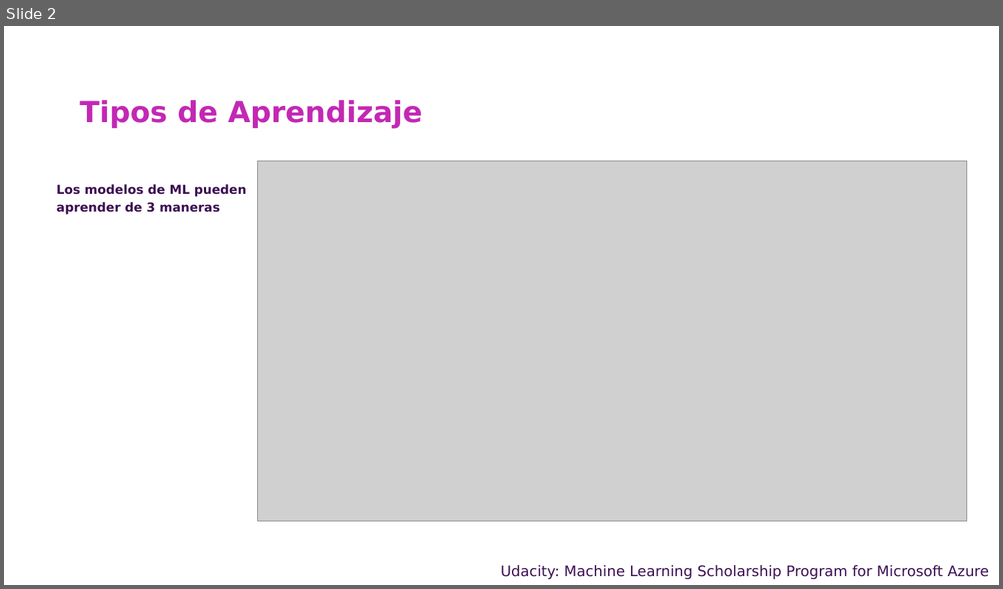
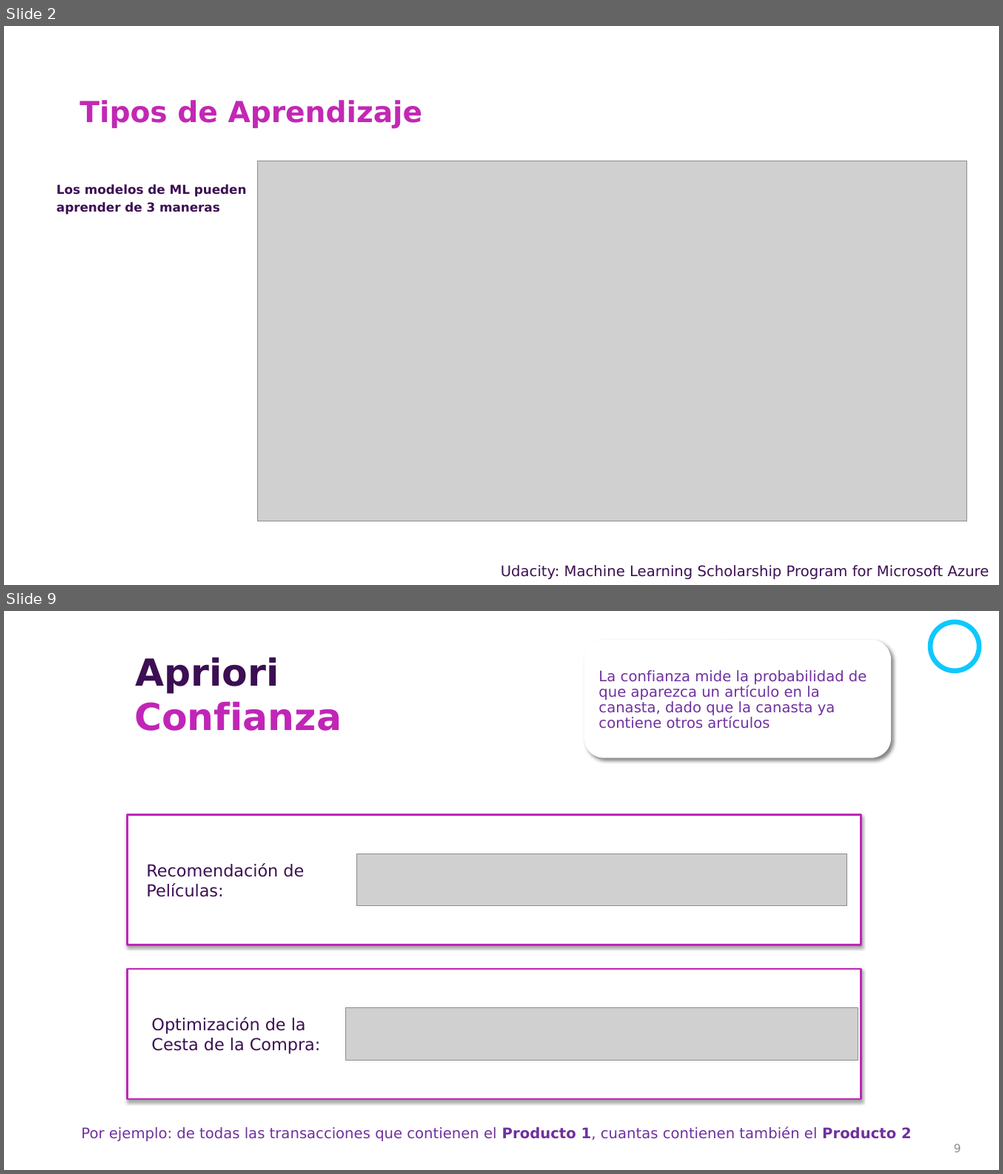
Before and after one commit to csameshiman/Axity_Curso_ML_2023, a slide deck: Diapositivas/Parte 05.Association Rule/Sección 05.1.Apriori/Apriori.pptx. Shown one above the other, each under a label of ours: slide 2 before the commit, slides 2 and 9 after it; the slides between them are not shown. The pictures are 1003x589 and 1003x1174 pixels, drawn with LibreOffice and Linux fonts; fonts in the diff are those of the drawing; grey boxes stand for pictures; background and template pictures are left out. Boxes give left, top, right and bottom in pixels: in the first picture for what was removed or moved away, otherwise in the second. Text is boxed around its words. In the diff, an @@ line names an element or a change of style, - is before the commit and + after.

```diff
--- a/Diapositivas/Parte 05.Association Rule/Sección 05.1.Apriori/Apriori.pptx
+++ b/Diapositivas/Parte 05.Association Rule/Sección 05.1.Apriori/Apriori.pptx
@@ slide 9 added at [4, 611, 999, 1170], background picture (left out) @@
@@ ellipse added at [930, 622, 979, 672], outline #C125B7 4.75 pt @@
@@ rounded rectangle added at [584, 639, 891, 758], fill #FFFFFF @@
@@ text added at [136, 657, 279, 694], 36 pt, text #3C0E52, bold @@
+Apriori
@@ text added at [598, 670, 867, 729], 14 pt, text #7030A0 @@
+La confianza mide la probabilidad de que aparezca un artículo en la canasta, dado que la canasta ya contiene otros artículos
@@ text added at [134, 701, 341, 731], 36 pt, text #C125B7, bold @@
+Confianza
@@ rectangle added at [127, 815, 860, 946], fill #FFFFFF, outline #C026B7 2 pt @@
@@ picture added at [357, 854, 846, 906] @@
@@ text added at [146, 863, 304, 897], 16 pt, text #3C0F53 @@
+Recomendación de
+Películas:
@@ rectangle added at [127, 969, 860, 1099], fill #FFFFFF, outline #C026B7 2 pt @@
@@ picture added at [346, 1008, 857, 1061] @@
@@ text added at [151, 1017, 321, 1054], 16 pt, text #3C0F53 @@
+Optimización de la
+Cesta de la Compra:
@@ text added at [81, 1127, 911, 1142], 14 pt, text #7030A0 @@
+Por ejemplo: de todas las transacciones que contienen el Producto 1, cuantas contienen también el Producto 2
@@ page number added at [953, 1144, 961, 1153], 11 pt, text #928C99 @@
+9
```
Also in this commit, not shown: 21 other slides added, 46 slides removed.
